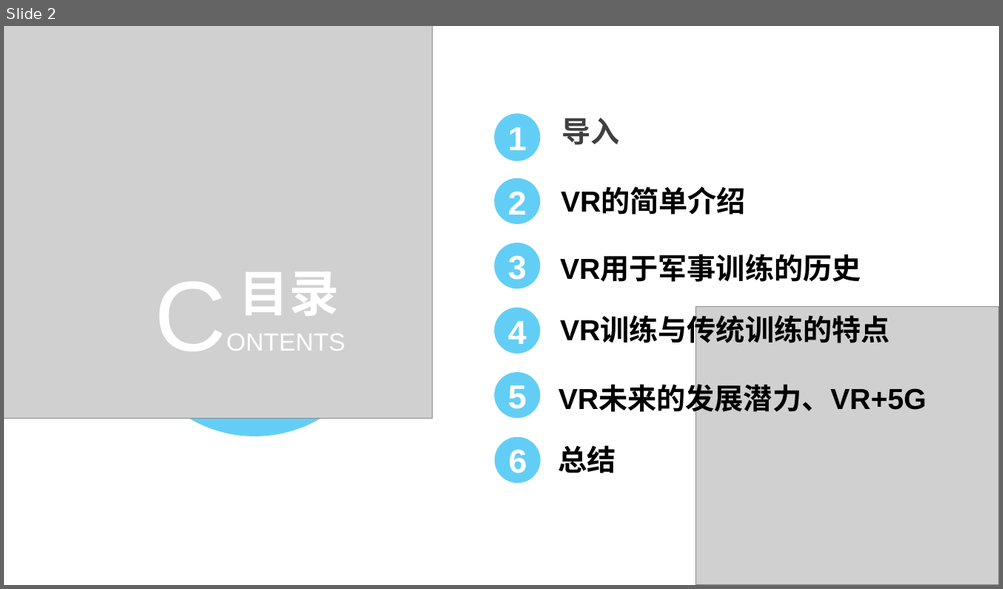
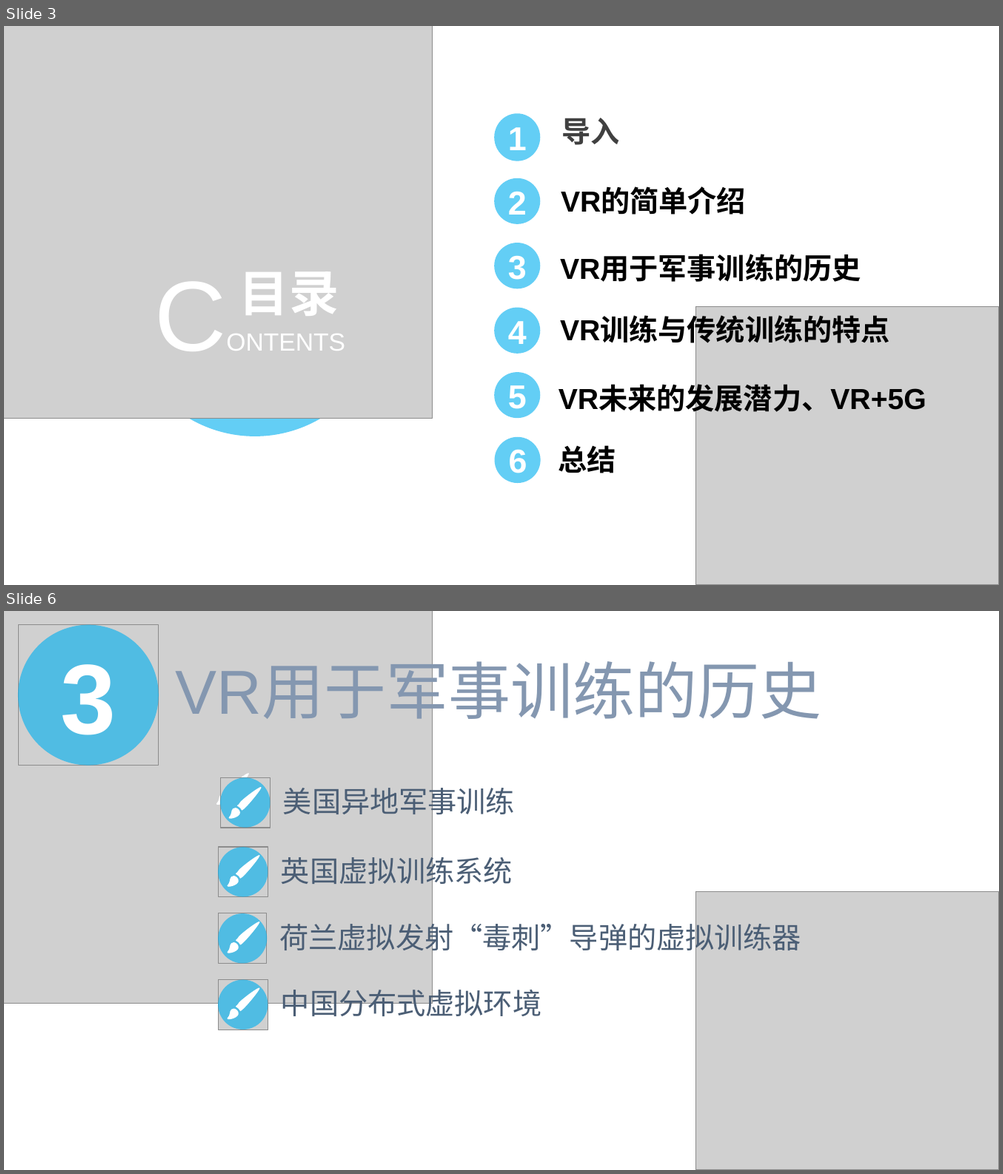
Before and after one commit to 658146603/658146603.github.io, a slide deck: res/vr与军事.pptx. Shown one above the other, each under a label of ours: slide 2 before the commit, slides 3 and 6 after it; the slides between them are not shown. The pictures are 1003x589 and 1003x1174 pixels, drawn with LibreOffice and Linux fonts; fonts in the diff are those of the drawing; grey boxes stand for pictures. Boxes give left, top, right and bottom in pixels: in the first picture for what was removed or moved away, otherwise in the second. Text is boxed around its words. In the diff, an @@ line names an element or a change of style, - is before the commit and + after.

```diff
--- a/res/vr与军事.pptx
+++ b/res/vr与军事.pptx
@@ slide 6 added at (4, 611, 999, 1170), background #FFFFFF @@
@@ picture added at (4, 611, 432, 1003) @@
@@ picture added at (18, 625, 159, 766) @@
@@ ellipse added at (18, 625, 159, 766), fill #00B0F0 at 61% opacity @@
@@ text added at (60, 664, 116, 735), 96 pt, text #FFFFFF, bold @@
+3
@@ text added at (176, 665, 822, 726), 60 pt, text #8497B0 @@
+VR用于军事训练的历史
@@ freeform shape added at (215, 772, 250, 806), fill #FFFFFF @@
@@ picture added at (220, 777, 270, 827) @@
@@ ellipse added at (220, 778, 270, 828), fill #00B0F0 at 61% opacity @@
@@ freeform shape added at (227, 786, 263, 820), fill #FFFFFF @@
@@ text added at (283, 783, 515, 820), 28 pt, text #4B5E75 @@
+美国异地军事训练
@@ picture added at (218, 847, 268, 897) @@
@@ ellipse added at (218, 848, 268, 897), fill #00B0F0 at 61% opacity @@
@@ freeform shape added at (225, 854, 261, 888), fill #FFFFFF @@
@@ text added at (281, 852, 512, 890), 28 pt, text #4B5E75 @@
+英国虚拟训练系统
@@ picture added at (696, 892, 999, 1170) @@
@@ picture added at (218, 914, 267, 964) @@
@@ ellipse added at (218, 914, 267, 964), fill #00B0F0 at 61% opacity @@
@@ freeform shape added at (225, 920, 261, 954), fill #FFFFFF @@
@@ text added at (280, 919, 802, 957), 28 pt, text #4B5E75 @@
+荷兰虚拟发射“毒刺”导弹的虚拟训练器
@@ picture added at (218, 980, 268, 1031) @@
@@ ellipse added at (218, 980, 268, 1031), fill #00B0F0 at 61% opacity @@
@@ freeform shape added at (225, 987, 261, 1021), fill #FFFFFF @@
@@ text added at (281, 985, 541, 1017), 28 pt, text #4B5E75 @@
+中国分布式虚拟环境
@@ what was slide 2 is now slide 3 @@
```
Also in this commit, not shown: 1 slide changed, 1 slide removed.
